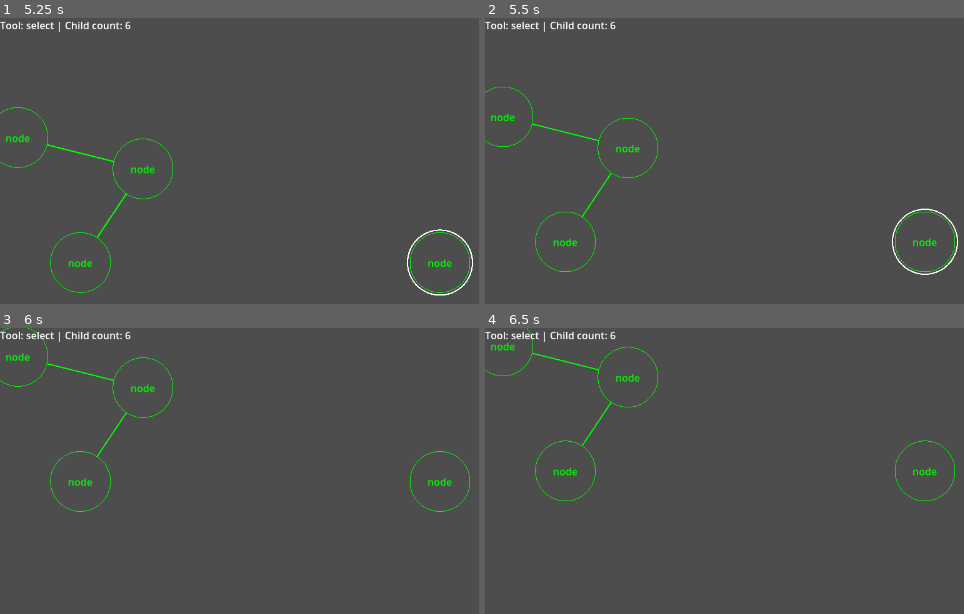
Above: before the commit, frames 1-4 (two rows, left to right).
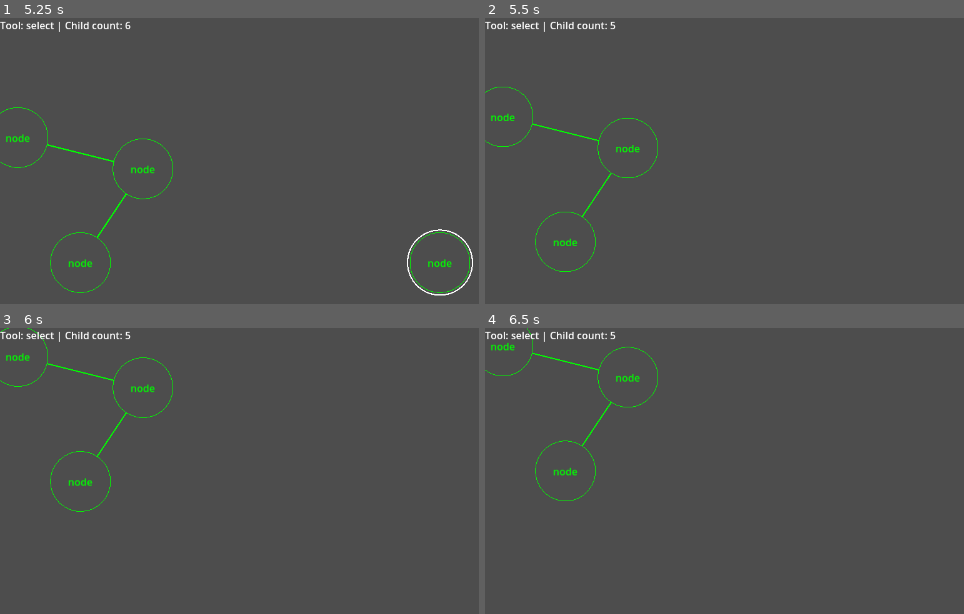
Above: after the commit, the same moments.

Repository: radomirbosak/poietic-playground
Game: Godot game, scene res://main.tscn
The game is run twice, just before and just after one commit, with the same random seed, the same clock (stepped at 60 frames per second) and the same inputs.
Inputs (mouse positions are in pixels of both pictures, inside the frame that each line leads up to):
- Up to frame 1 (5.25 s): tap Enter at 0.5, 3.5 s; move the mouse to (outside the picture) at 0.52 s; hold Right (pan-right) 0.53-1.25 s; hold Backspace (delete) 0.53-1.25 s; click (outside the picture) at 0.67 s; drag from (239, 292) to (outside the picture) at 1.27 s; tap Space at 2, 5 s; move the mouse to (outside the picture) at 2.02 s; hold Right (pan-right) 2.03-2.75 s; hold 3 (connect-tool) 2.03-2.75 s; click (outside the picture) at 2.17 s; tap Backspace (delete) at 2.3, 3.8 s; drag from (outside the picture) to (158, 192) at 2.77 s; move the mouse to (outside the picture) at 3.52 s; hold Left (pan-left) 3.53-4.25 s; hold 1 (selection-tool) 3.53-4.25 s; click (outside the picture) at 3.67 s; drag from (158, 192) to (277, 143) at 4.27 s; move the mouse to (440, 266) at 5.02 s; hold Down (pan-down) from 5.03 s (still down); hold A (add-node) from 5.03 s (still down); click (440, 266) at 5.17 s
- Up to frame 2 (5.5 s): keep holding Down (pan-down); keep holding A (add-node); tap Backspace (delete) at 5.3 s
- Up to frame 3 (6 s): release Down (pan-down) at 5.75 s; release A (add-node) at 5.75 s; drag from (277, 453) to (239, 602) at 5.77 s
- Up to frame 4 (6.5 s): no input

Frame 1 is identical in both runs. In frame 2, 0.5% of the frame differs, in the area x 26-99%, y 1-90%; in frame 3, 0.2%; in frame 4, 0.2%.

Commit message:
Implemented node deletion
- added delete_selection() to canvas
- minor fixes

Diff:
--- a/diagram/diagram_canvas.gd
+++ b/diagram/diagram_canvas.gd
@@ -99,3 +99,18 @@
 	add_child(conn)
 	conn.set_connection(origin, target)
 	connections.append(conn)
+
+func delete_selection():
+	for node in selection:
+		var conns = get_connections(node)
+		for conn in conns:
+			var index = connections.find(conn)
+			assert(index != -1)
+			connections.remove_at(index)
+			conn.free()
+
+		var index = nodes.find(node)
+		assert(index != -1)
+		nodes.remove_at(index)
+		node.free()
+	selection.clear()
--- a/main.gd
+++ b/main.gd
@@ -31,7 +31,7 @@
 		$DiagramCanvas.add_node(new_postion)
 
 	elif event.is_action_pressed("delete"):
-		print("Delete (not yet)")
+		$DiagramCanvas.delete_selection()
 
 func _process(delta):
 	update_status_text()
--- a/project.godot
+++ b/project.godot
@@ -86,3 +86,4 @@
 
 renderer/rendering_method="gl_compatibility"
 renderer/rendering_method.mobile="gl_compatibility"
+textures/vram_compression/import_etc2_astc=true
--- a/tool/connect_tool.gd
+++ b/tool/connect_tool.gd
@@ -15,33 +15,30 @@
 	return "connect"
 
 func input_began(event: InputEvent, pointer_position: Vector2):
-	print("initiate connect")
 	var candidate = canvas.object_at_position(pointer_position)
 	if candidate != null:
 		create_drag_connection(candidate, pointer_position)
 		state = ConnectToolState.CONNECT
-		print("Connect initiated at ", candidate)
 	else:
-		print("Empty connect click")
 		state = ConnectToolState.EMPTY
 
 func input_ended(event: InputEvent, pointer_position: Vector2):
-	print("Conclude connect")
-	if dragging_connection == null:
-		push_error("Concluding connection without connection node")
-		return
-	state = ConnectToolState.EMPTY
-	dragging_target.free()
+	match state:
+		ConnectToolState.EMPTY:
+			pass
+		ConnectToolState.CONNECT:
+			assert(dragging_connection != null)
+			state = ConnectToolState.EMPTY
+			dragging_target.free()
 
-	var target = canvas.object_at_position(pointer_position)
-	if target != null:
-		canvas.add_connection(dragging_connection.origin, target)
-	dragging_connection.free()
-	dragging_connection = null
+			var target = canvas.object_at_position(pointer_position)
+			if target != null:
+				canvas.add_connection(dragging_connection.origin, target)
+			dragging_connection.free()
+			dragging_connection = null
 
 func input_moved(event: InputEvent, move_delta: Vector2):
 	if state == ConnectToolState.CONNECT:
-		print("Connect to: ", event.position)
 		dragging_target.position += move_delta
 		dragging_connection.update_shape()
 
